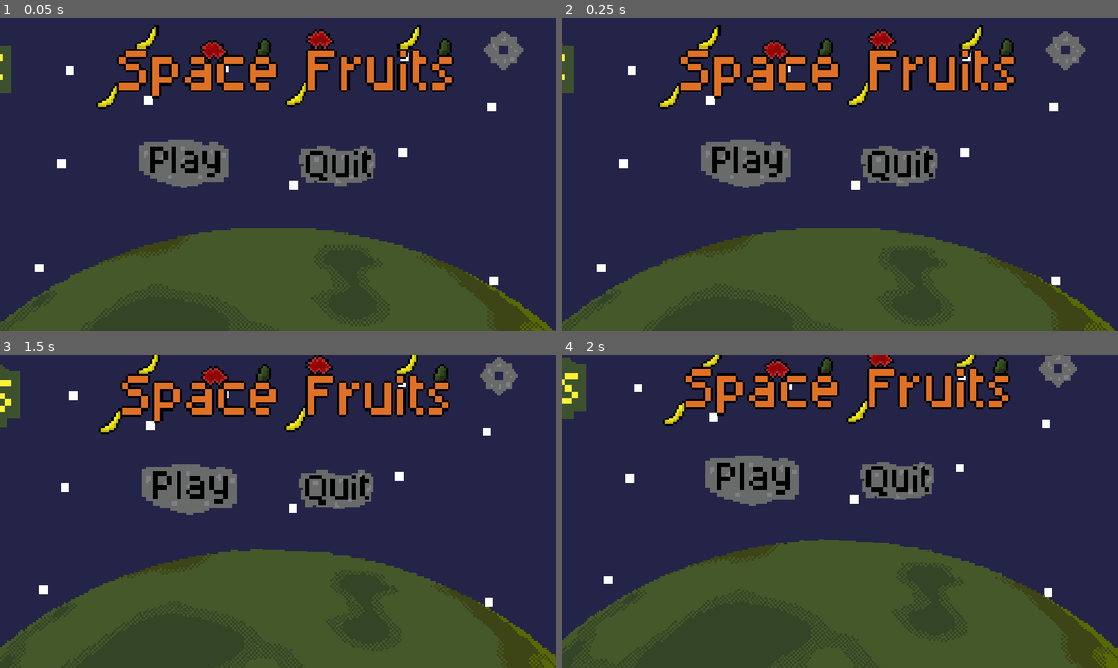
Above: before the commit, frames 1-4 (two rows, left to right).
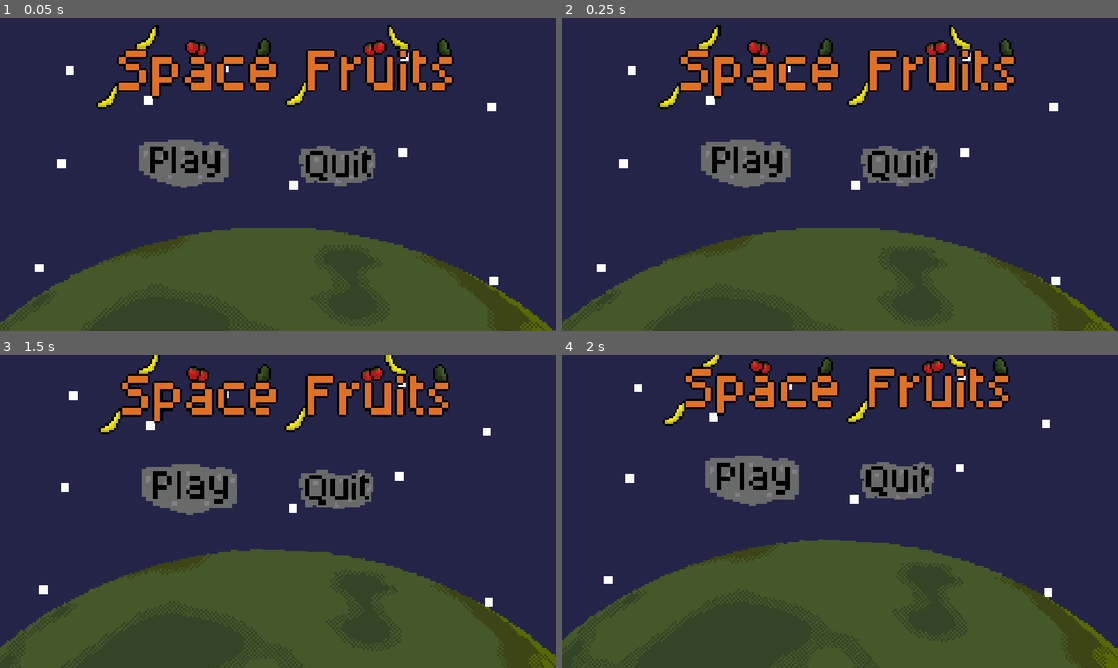
Above: after the commit, the same moments.

Repository: sDANTOSO/whs-overlockers-kiwihacks
Game: Godot game, scene res://Scenes/start.tscn
Same seed, same stepped clock (60 frames per second), same inputs: the game is played once before the commit and once after it. The engine's default icon, where the game draws it, is replaced by a stand-in: a white triangle on a blue panel in a dark square.
Inputs (mouse positions are in pixels of both pictures, inside the frame that each line leads up to):
- Up to frame 1 (0.05 s): no input
- Up to frame 2 (0.25 s): no input
- Up to frame 3 (1.5 s): click (183, 520) at 0.5 s; click (189, 514) at 1.25 s
- Up to frame 4 (2 s): no input

The runs differ from the first frame. In frame 1, 1.8% of the frame differs, in the area x 0-95%, y 2-24%; in frame 2, 1.9%; in frame 3, 2.0%, in the area x 0-94%, y 0-24%; in frame 4, 2.0%.

Commit message:
added transition between start menu and game

Diff:
--- a/fruity-space/Scenes/start.tscn
+++ b/fruity-space/Scenes/start.tscn
@@ -50,6 +50,7 @@
 texture = SubResource("ImageTexture_fu252")
 
 [node name="Logov1" type="Sprite2D" parent="." unique_id=2131334396]
+visible = false
 position = Vector2(-338, 137)
 scale = Vector2(4.5, 4.5)
 texture = ExtResource("2_r48yj")
@@ -82,6 +83,7 @@
 script = ExtResource("8_iceld")
 
 [node name="SettingsButton2" type="TextureButton" parent="." unique_id=46331952]
+visible = false
 layout_mode = 0
 offset_left = 1002.0
 offset_top = 36.0
--- a/fruity-space/Scenes/test_planet.tscn
+++ b/fruity-space/Scenes/test_planet.tscn
@@ -1,9 +1,10 @@
 [gd_scene format=3 uid="uid://djag1ld3uufki"]
 
-[ext_resource type="PackedScene" uid="uid://bx76id5dv6bm3" path="res://Scenes/player.tscn" id="1_4txwd"]
+[ext_resource type="PackedScene" uid="uid://8k1sr0b3kpet" path="res://Scenes/player.tscn" id="1_4txwd"]
 [ext_resource type="Script" uid="uid://c4ih7tbvxawu2" path="res://Scripts/test_planet.gd" id="1_efaey"]
 [ext_resource type="Texture2D" uid="uid://bupdaej36xveh" path="res://Assets/Circle_(transparent).png" id="2_lljo5"]
 [ext_resource type="PackedScene" uid="uid://s3d8uge3iohp" path="res://Scenes/collectable.tscn" id="2_wk8eb"]
+[ext_resource type="Texture2D" uid="uid://cattslbbgtw1x" path="res://Assets/planet-v2.png" id="4_vdsoj"]
 
 [sub_resource type="CircleShape2D" id="CircleShape2D_cq4jf"]
 radius = 1024.0
@@ -21,6 +22,11 @@
 [node name="Camera2D" parent="Player" index="2" unique_id=678578449]
 ignore_rotation = false
 
+[node name="PlanetV2" type="Sprite2D" parent="Player" unique_id=1845253802]
+position = Vector2(-1300, 0)
+scale = Vector2(4.5, 4.5)
+texture = ExtResource("4_vdsoj")
+
 [node name="RigidBody2D" type="RigidBody2D" parent="." unique_id=989876643]
 gravity_scale = 0.0
 
--- a/fruity-space/Scenes/test_planet2.tscn
+++ b/fruity-space/Scenes/test_planet2.tscn
@@ -3,6 +3,7 @@
 [ext_resource type="Script" uid="uid://c4ih7tbvxawu2" path="res://Scripts/test_planet.gd" id="1_o0eij"]
 [ext_resource type="PackedScene" uid="uid://dq7pdle6kvkf8" path="res://Scenes/camera.tscn" id="2_8xu40"]
 [ext_resource type="PackedScene" uid="uid://dlu0f2d5md400" path="res://Scenes/checkpoint.tscn" id="3_b06hq"]
+[ext_resource type="Texture2D" uid="uid://cattslbbgtw1x" path="res://Assets/planet-v2.png" id="3_cdedg"]
 [ext_resource type="PackedScene" uid="uid://8k1sr0b3kpet" path="res://Scenes/player.tscn" id="4_cdedg"]
 [ext_resource type="Texture2D" uid="uid://bupdaej36xveh" path="res://Assets/Circle_(transparent).png" id="5_uolre"]
 [ext_resource type="Script" uid="uid://btu1t77ylm0xs" path="res://Scripts/path_follow_2d.gd" id="6_jxygr"]
@@ -24,6 +25,11 @@
 
 [node name="Camera" parent="." unique_id=1252687878 node_paths=PackedStringArray("target") instance=ExtResource("2_8xu40")]
 target = NodePath("../Player")
+
+[node name="PlanetV2" type="Sprite2D" parent="." unique_id=1181021625]
+position = Vector2(-0.00012207031, 0)
+scale = Vector2(4.5, 4.5)
+texture = ExtResource("3_cdedg")
 
 [node name="Sprite2D" parent="." unique_id=1418146030 instance=ExtResource("3_b06hq")]
 position = Vector2(700, 900)
@@ -74,6 +80,8 @@
 position = Vector2(1002, -1003)
 rotation = 0.9444728
 
+[node name="Marker2D" type="Marker2D" parent="." unique_id=576846059]
+
 [editable path="Camera"]
 [editable path="Sprite2D"]
 [editable path="Player"]
--- /dev/null
+++ b/fruity-space/Scenes/transition_tester.tscn
@@ -0,0 +1,6 @@
+[gd_scene format=3 uid="uid://deq4b3s5lal7f"]
+
+[ext_resource type="Script" uid="uid://dqn70aa6o3sic" path="res://Scripts/transition_tester.gd" id="1_1ds3u"]
+
+[node name="Transition_tester" type="Node2D" unique_id=293864639]
+script = ExtResource("1_1ds3u")
--- a/fruity-space/Scripts/start.gd
+++ b/fruity-space/Scripts/start.gd
@@ -24,8 +24,14 @@
 	var tween = create_tween()
 	zoom_out()
 	tween.tween_property(camera_2d, "position", Vector2(600, 1337), 4.0).set_trans(Tween.TRANS_CUBIC)
-	await get_tree().create_timer(5.0).timeout
+	await get_tree().create_timer(8).timeout
 	get_tree().change_scene_to_packed(GAME_SCENE)
 func zoom_out() -> void:
 	var tween = create_tween()
 	tween.tween_property(camera_2d, "zoom", Vector2(0.35, 0.35), 4.0).set_trans(Tween.TRANS_CUBIC)
+	await get_tree().create_timer(5.0).timeout
+	zoom_in()
+
+func zoom_in() -> void:
+	var tween = create_tween()
+	tween.tween_property(camera_2d, "zoom", Vector2(5, 5), 3).set_trans(Tween.TRANS_CUBIC)
--- a/fruity-space/Scripts/test_planet.gd
+++ b/fruity-space/Scripts/test_planet.gd
@@ -1,3 +1,40 @@
 extends Node
+@onready var camera_2d: Camera2D = $Camera/Camera2D
+@export var circle_radius:int = 1024
+@onready var planet_v_2: Sprite2D = $PlanetV2
+@onready var hud: HUD = $Camera/Camera2D/CanvasLayer/HUD
 
-@export var circle_radius:int = 1024
+func _ready() -> void:
+	hud.visible = false
+	camera_2d.make_current()
+	camera_2d.position.x = -183
+	camera_2d.position.y = 1308
+	camera_2d.zoom.x = 5
+	camera_2d.zoom.y = 5
+	planet_v_2.rotation= planet_v_2.rotation+0.0005
+	Globals.planet_rotation = planet_v_2.rotation
+	##sawait get_tree().create_timer(2.0).timeout
+	var tween = create_tween()
+	tween.tween_property(camera_2d, "position", Vector2(0, 0), 2.0).set_trans(Tween.TRANS_CUBIC)
+	zoom_out()
+	await get_tree().create_timer(2.0).timeout
+	hud.visible= true
+
+func zoom_out() -> void:
+	var tween = create_tween()
+	tween.tween_property(camera_2d, "zoom", Vector2(1, 1), 2.0).set_trans(Tween.TRANS_CUBIC)
+	##camera_2d.position.x = 0
+	##camera_2d.position.y = 0
+	##camera_2d.zoom.x = 5
+	##camera_2d.zoom.y = 5
+
+
+
+func _process(delta: float) -> void:
+	pass
+	##print($PlanetV2.position.x)
+	##print($PlanetV2.position.y)
+	#camera_2d.position.x = 600
+	#camera_2d.position.y = 1337
+	#camera_2d.zoom.x = 0.35
+	#camera_2d.zoom.y = 0.35
--- /dev/null
+++ b/fruity-space/Scripts/transition_tester.gd
@@ -0,0 +1,11 @@
+extends Node2D
+
+
+# Called when the node enters the scene tree for the first time.
+func _ready() -> void:
+	pass # Replace with function body.
+
+
+# Called every frame. 'delta' is the elapsed time since the previous frame.
+func _process(delta: float) -> void:
+	pass
Binary file changed: fruity-space/Assets/logov2.png
Not shown, added: fruity-space/Assets/rocket.png.import
Not shown, added: fruity-space/Assets/rocket_person.png.import
Not shown, added: fruity-space/Scripts/transition_tester.gd.uid
